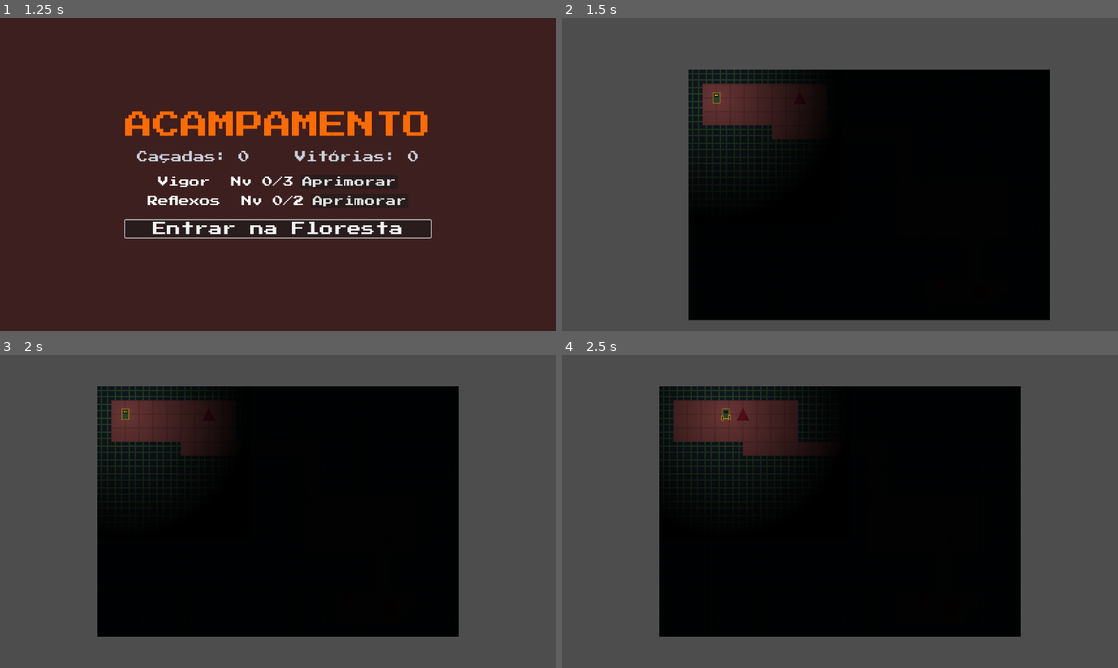
Above: before the commit, frames 1-4 (two rows, left to right).
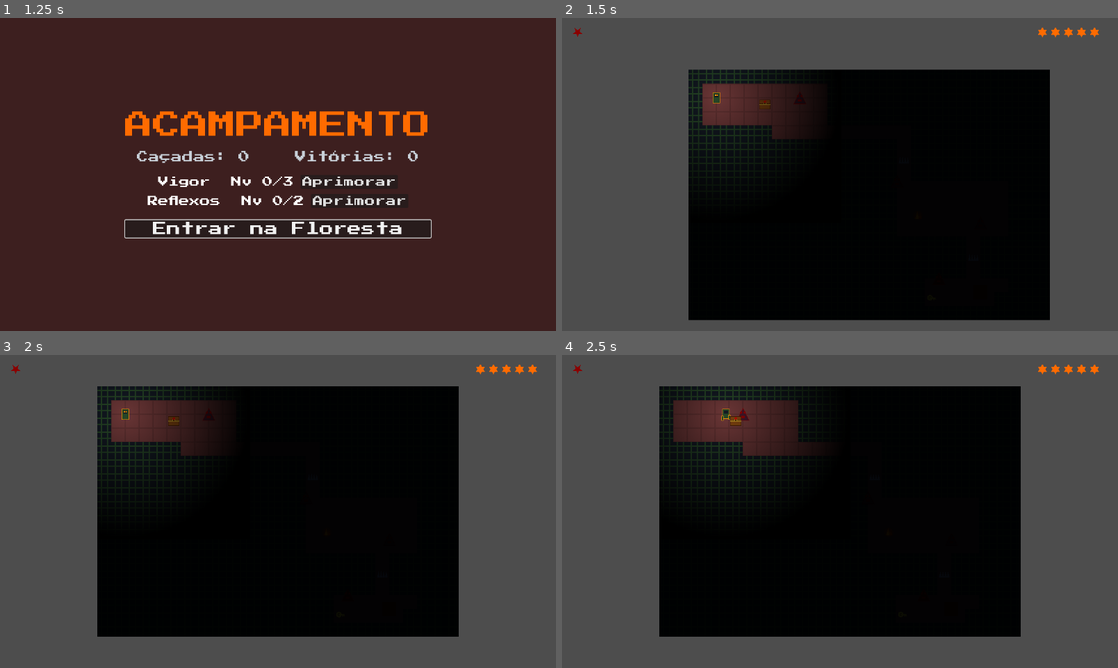
Above: after the commit, the same moments.

Repository: baltazarparra/darkgrid
Game: Godot game, scene res://scenes/ui/main_menu.tscn
The game is run twice, just before and just after one commit, with the same random seed, the same clock (stepped at 60 frames per second) and the same inputs.
Inputs (mouse positions are in pixels of both pictures, inside the frame that each line leads up to):
- Up to frame 1 (1.25 s): click "Iniciar" at 0.5 s
- Up to frame 2 (1.5 s): click "Entrar na Floresta" at 1.25 s
- Up to frame 3 (2 s): no input
- Up to frame 4 (2.5 s): tap Enter (ui_accept) at 2, 2.27 s; move the mouse to (962, 495) at 2.02 s; hold Right (ui_right) from 2.03 s (still down); hold Shift from 2.03 s (still down); click (962, 495) at 2.17 s

Frame 1 is identical in both runs. In frame 2, 0.2% of the frame differs, in the area x 2-97%, y 3-30%; in frame 3, 0.2%; in frame 4, 0.2%, in the area x 2-97%, y 3-23%.

Commit message:
feat(exploration): baú+chave+hazards no mapa; pentagrama no baú invertido
- MapObject: draws chest (baú c/ pentagrama invertido), key (chave dourada),
  fire (fogo, 'R'), spike (espinho, 'S') proceduralmente via _draw()
- MAP_LAYOUT: baú em (5,2), chave em (17,16), espinho em (15,6) e (20,13),
  fogo em (16,10)
- Abrir baú: precisa da chave → reward +1 pentagrama (max+1, heal+1)
- Hazards: cada passagem remove 1 pentagrama; morte → game over imediato
- GameState: has_key, chest_opened — persistidos entre arena e exploração
- exploration.tscn: nó Objects + HUD adicionados

Co-Authored-By: Claude Sonnet 4.6 <noreply@anthropic.com>

Diff:
--- a/scenes/exploration/exploration.tscn
+++ b/scenes/exploration/exploration.tscn
@@ -1,7 +1,8 @@
-[gd_scene load_steps=3 format=3 uid="uid://exploration01"]
+[gd_scene load_steps=4 format=3 uid="uid://exploration01"]
 
 [ext_resource type="Script" path="res://scripts/exploration/exploration_manager.gd" id="1_mgr"]
 [ext_resource type="PackedScene" uid="uid://caipora_explore" path="res://scenes/exploration/caipora.tscn" id="2_caipora"]
+[ext_resource type="PackedScene" uid="uid://hud_combat" path="res://scenes/ui/hud.tscn" id="3_hud"]
 
 [node name="ExplorationManager" type="Node2D"]
 script = ExtResource("1_mgr")
@@ -13,5 +14,9 @@
 
 [node name="Enemies" type="Node2D" parent="."]
 
+[node name="Objects" type="Node2D" parent="."]
+
 [node name="CanvasModulate" type="CanvasModulate" parent="."]
 color = Color(0.0509804, 0.0666667, 0.0901961, 1)
+
+[node name="Hud" parent="." instance=ExtResource("3_hud")]
--- a/scripts/core/game_state.gd
+++ b/scripts/core/game_state.gd
@@ -20,6 +20,8 @@
 var defeated_enemy_ids: Array[String] = []
 var active_map_enemy_id: String = ""
 var active_combat_is_boss: bool = false
+var has_key: bool = false
+var chest_opened: bool = false
 
 ## Inicia uma nova run: HP cheio, com bônus de meta aplicado.
 func start_run() -> void:
@@ -27,6 +29,8 @@
 	defeated_enemy_ids.clear()
 	active_map_enemy_id = ""
 	active_combat_is_boss = false
+	has_key = false
+	chest_opened = false
 	caipora_max_hp = Constants.CAIPORA_MAX_HEALTH + MetaProgression.get_bonus_max_hp()
 	caipora_current_hp = caipora_max_hp
 
--- a/scripts/exploration/exploration_manager.gd
+++ b/scripts/exploration/exploration_manager.gd
@@ -4,56 +4,61 @@
 @onready var _tilemap: TileMap = $TileMap
 @onready var _caipora: Caipora = $Caipora
 @onready var _enemies_container: Node2D = $Enemies
+@onready var _objects_container: Node2D = $Objects
 
 # ─── State ─────────────────────────────────────────
 var _map_enemies: Array[MapEnemy] = []
 var _player_grid_pos: Vector2i = PLAYER_START
-var _locked: bool = false  # true while combat is triggering
+var _locked: bool = false
+var _key_node: MapObject = null
+var _chest_node: MapObject = null
 
 # ─── Map Definition ────────────────────────────────
-# 26 cols × 18 rows. W=wall, F=floor, E=exit (leads to win).
-# Room 1 (start): cols 1-9, rows 1-3
-# Corridor H:     cols 6-15, row 4
-# Corridor V:     col 15, rows 5-7
-# Room 2:         cols 15-22, rows 8-11
-# Corridor V2:    col 20, rows 12-14
-# Room 3 (boss):  cols 17-22, rows 15-16
+# 26 cols × 18 rows.
+# W=wall  F=floor  E=exit
+# C=baú   K=chave
+# R=fogo  S=espinho
 const MAP_LAYOUT = [
 	"WWWWWWWWWWWWWWWWWWWWWWWWWW",
 	"WFFFFFFFFFWWWWWWWWWWWWWWWW",
-	"WFFFFFFFFFWWWWWWWWWWWWWWWW",
+	"WFFFFCFFFFWWWWWWWWWWWWWWWW",  # baú em (5,2)
 	"WFFFFFFFFFWWWWWWWWWWWWWWWW",
 	"WWWWWWFFFFFFFFFFWWWWWWWWWW",
 	"WWWWWWWWWWWWWWWFWWWWWWWWWW",
-	"WWWWWWWWWWWWWWWFWWWWWWWWWW",
+	"WWWWWWWWWWWWWWWSWWWWWWWWWW",  # espinho (15,6)
 	"WWWWWWWWWWWWWWWFWWWWWWWWWW",
 	"WWWWWWWWWWWWWWWFFFFFFFFWWW",
 	"WWWWWWWWWWWWWWWFFFFFFFFWWW",
-	"WWWWWWWWWWWWWWWFFFFFFFFWWW",
+	"WWWWWWWWWWWWWWWFRFFFFFFWWW",  # fogo (16,10)
 	"WWWWWWWWWWWWWWWFFFFFFFFWWW",
 	"WWWWWWWWWWWWWWWWWWWWFWWWWW",
-	"WWWWWWWWWWWWWWWWWWWWFWWWWW",
+	"WWWWWWWWWWWWWWWWWWWWSWWWWW",  # espinho (20,13)
 	"WWWWWWWWWWWWWWWWWWWWFWWWWW",
 	"WWWWWWWWWWWWWWWWWFFFFFFWWW",
-	"WWWWWWWWWWWWWWWWWFFFFEWWWW",
+	"WWWWWWWWWWWWWWWWWKFFFEWWWW",  # chave (17,16), saída (21,16)
 	"WWWWWWWWWWWWWWWWWWWWWWWWWW",
 ]
 
 const ENEMY_DEFS = [
-	{"id": "e0", "x": 8, "y": 2, "boss": false},
-	{"id": "e1", "x": 15, "y": 8, "boss": false},
+	{"id": "e0", "x": 8,  "y": 2,  "boss": false},
+	{"id": "e1", "x": 15, "y": 8,  "boss": false},
 	{"id": "e2", "x": 21, "y": 11, "boss": false},
 	{"id": "e3", "x": 18, "y": 15, "boss": true},
 ]
 
 const EXIT_POS     := Vector2i(21, 16)
-const PLAYER_START := Vector2i(2, 2)
+const CHEST_POS    := Vector2i(5,  2)
+const KEY_POS      := Vector2i(17, 16)
+const PLAYER_START := Vector2i(2,  2)
+
+const HAZARD_CHARS := ["R", "S"]
 
 # ─── Lifecycle ─────────────────────────────────────
 func _ready() -> void:
 	_setup_tilemap()
 	_setup_player()
 	_spawn_enemies()
+	_spawn_objects()
 	_spawn_exit_marker()
 
 func _setup_player() -> void:
@@ -71,6 +76,30 @@
 		enemy.setup(def["id"], Vector2i(def["x"], def["y"]), def["boss"])
 		_map_enemies.append(enemy)
 
+func _spawn_objects() -> void:
+	# Baú
+	if not GameState.chest_opened:
+		_chest_node = MapObject.new()
+		_objects_container.add_child(_chest_node)
+		_chest_node.setup(MapObject.Type.CHEST, CHEST_POS)
+
+	# Chave
+	if not GameState.has_key:
+		_key_node = MapObject.new()
+		_objects_container.add_child(_key_node)
+		_key_node.setup(MapObject.Type.KEY, KEY_POS)
+
+	# Hazards do mapa (sempre presentes)
+	for y: int in MAP_LAYOUT.size():
+		var row: String = MAP_LAYOUT[y]
+		for x: int in row.length():
+			var ch: String = row[x]
+			if ch == "R" or ch == "S":
+				var hazard := MapObject.new()
+				_objects_container.add_child(hazard)
+				var t: MapObject.Type = MapObject.Type.FIRE if ch == "R" else MapObject.Type.SPIKE
+				hazard.setup(t, Vector2i(x, y))
+
 func _spawn_exit_marker() -> void:
 	var marker := Sprite2D.new()
 	marker.texture = preload("res://assets/sprites/tile_floor.png")
@@ -84,17 +113,52 @@
 		return
 	_player_grid_pos = new_grid_pos
 
+	# Saída
 	if new_grid_pos == EXIT_POS:
 		_locked = true
 		GameState.change_screen(SignalBus.Screen.WIN)
 		return
 
+	# Chave
+	if new_grid_pos == KEY_POS and not GameState.has_key:
+		GameState.has_key = true
+		if _key_node != null:
+			_key_node.visible = false
+
+	# Baú
+	if new_grid_pos == CHEST_POS and not GameState.chest_opened:
+		if GameState.has_key:
+			_open_chest()
+
+	# Colisão com inimigo
 	for enemy in _map_enemies:
 		if enemy.grid_pos == new_grid_pos:
 			_trigger_combat(enemy)
 			return
 
+	# Hazard
+	var row: String = MAP_LAYOUT[new_grid_pos.y]
+	if new_grid_pos.x < row.length() and row[new_grid_pos.x] in HAZARD_CHARS:
+		_apply_hazard_damage()
+		if _locked:
+			return
+
 	_run_enemy_turns()
+
+func _open_chest() -> void:
+	GameState.chest_opened = true
+	GameState.caipora_max_hp += 1
+	GameState.caipora_current_hp = mini(GameState.caipora_current_hp + 1, GameState.caipora_max_hp)
+	SignalBus.caipora_health_changed.emit(GameState.caipora_current_hp, GameState.caipora_max_hp)
+	if _chest_node != null:
+		_chest_node.visible = false
+
+func _apply_hazard_damage() -> void:
+	GameState.caipora_current_hp = maxi(0, GameState.caipora_current_hp - 1)
+	SignalBus.caipora_health_changed.emit(GameState.caipora_current_hp, GameState.caipora_max_hp)
+	if GameState.caipora_current_hp <= 0:
+		_locked = true
+		GameState.change_screen(SignalBus.Screen.GAME_OVER)
 
 func _run_enemy_turns() -> void:
 	for enemy in _map_enemies:
@@ -149,9 +213,9 @@
 	_paint_map()
 
 func _paint_map() -> void:
-	for y in range(MAP_LAYOUT.size()):
+	for y: int in range(MAP_LAYOUT.size()):
 		var row: String = MAP_LAYOUT[y]
-		for x in range(row.length()):
+		for x: int in range(row.length()):
 			var pos := Vector2i(x, y)
 			if row[x] == "W":
 				_tilemap.set_cell(0, pos, 1, Vector2i(0, 0))
--- /dev/null
+++ b/scripts/exploration/map_object.gd
@@ -0,0 +1,84 @@
+class_name MapObject
+extends Node2D
+
+enum Type { CHEST, KEY, FIRE, SPIKE }
+
+const T: int = Constants.TILE_SIZE  # 32
+
+var _type: Type
+
+# ─── Public API ────────────────────────────────────
+func setup(type: Type, grid_pos: Vector2i) -> void:
+	_type = type
+	position = Vector2(grid_pos) * T
+	queue_redraw()
+
+# ─── Drawing ───────────────────────────────────────
+func _draw() -> void:
+	var cx: float = T / 2.0
+	var cy: float = T / 2.0
+	match _type:
+		Type.CHEST:  _draw_chest(cx, cy)
+		Type.KEY:    _draw_key(cx, cy)
+		Type.FIRE:   _draw_fire(cx, cy)
+		Type.SPIKE:  _draw_spike(cx, cy)
+
+func _draw_fire(cx: float, cy: float) -> void:
+	draw_circle(Vector2(cx, cy), 11.0, Color(0.55, 0.08, 0.0, 0.35))
+	var flames: Array = [
+		[Vector2(cx - 7, cy + 7), Vector2(cx - 1, cy - 10), Vector2(cx + 5, cy + 7)],
+		[Vector2(cx - 4, cy + 7), Vector2(cx - 2, cy - 5), Vector2(cx + 2, cy + 7)],
+		[Vector2(cx + 2, cy + 7), Vector2(cx + 5, cy - 8), Vector2(cx + 9, cy + 7)],
+	]
+	var fire_colors: Array = [
+		Color(0.85, 0.30, 0.0),
+		Color(1.00, 0.55, 0.05),
+		Color(0.75, 0.20, 0.0),
+	]
+	for i: int in 3:
+		draw_colored_polygon(PackedVector2Array(flames[i]), fire_colors[i])
+
+func _draw_spike(cx: float, cy: float) -> void:
+	draw_rect(Rect2(cx - 12, cy + 4, 24, 4), Color(0.22, 0.22, 0.25))
+	var spike_color := Color(0.42, 0.42, 0.47)
+	for i: int in 4:
+		var bx: float = cx - 9.0 + i * 6.0
+		draw_colored_polygon(PackedVector2Array([
+			Vector2(bx - 3, cy + 8),
+			Vector2(bx,     cy - 8),
+			Vector2(bx + 3, cy + 8),
+		]), spike_color)
+
+func _draw_key(cx: float, cy: float) -> void:
+	var gold := Color(0.92, 0.78, 0.12)
+	var dark_gold := Color(0.55, 0.42, 0.04)
+	draw_circle(Vector2(cx - 4, cy - 3), 6.5, gold)
+	draw_circle(Vector2(cx - 4, cy - 3), 3.5, dark_gold)
+	draw_rect(Rect2(cx - 4, cy - 4, 13, 3), gold)
+	draw_rect(Rect2(cx + 4, cy - 1, 3, 3), gold)
+	draw_rect(Rect2(cx + 8, cy - 1, 2, 2), gold)
+
+func _draw_chest(cx: float, cy: float) -> void:
+	var wood      := Color(0.32, 0.17, 0.04)
+	var dark_wood := Color(0.16, 0.07, 0.01)
+	var metal     := Color(0.48, 0.38, 0.10)
+	var penta     := Color(0.50, 0.0,  0.0)
+
+	draw_rect(Rect2(cx - 13, cy - 1,  26, 12), dark_wood)
+	draw_rect(Rect2(cx - 12, cy,       24, 10), wood)
+	draw_rect(Rect2(cx - 13, cy - 11, 26,  10), dark_wood)
+	draw_rect(Rect2(cx - 12, cy - 10, 24,  8), wood)
+	draw_rect(Rect2(cx - 13, cy - 1,  26,  2), metal)
+	draw_rect(Rect2(cx - 3,  cy - 4,   6,  4), metal)
+	draw_circle(Vector2(cx, cy - 2), 2.0, dark_wood)
+
+	_draw_inverted_pentagram(Vector2(cx, cy - 6), 4.5, penta)
+
+func _draw_inverted_pentagram(center: Vector2, radius: float, color: Color) -> void:
+	var inner_r: float = radius * 0.382
+	var pts: PackedVector2Array = []
+	for i: int in 10:
+		var angle: float = PI / 2.0 + i * PI / 5.0
+		var r: float = radius if i % 2 == 0 else inner_r
+		pts.append(center + Vector2(cos(angle), sin(angle)) * r)
+	draw_colored_polygon(pts, color)
Not shown, added: scripts/exploration/map_object.gd.uid
